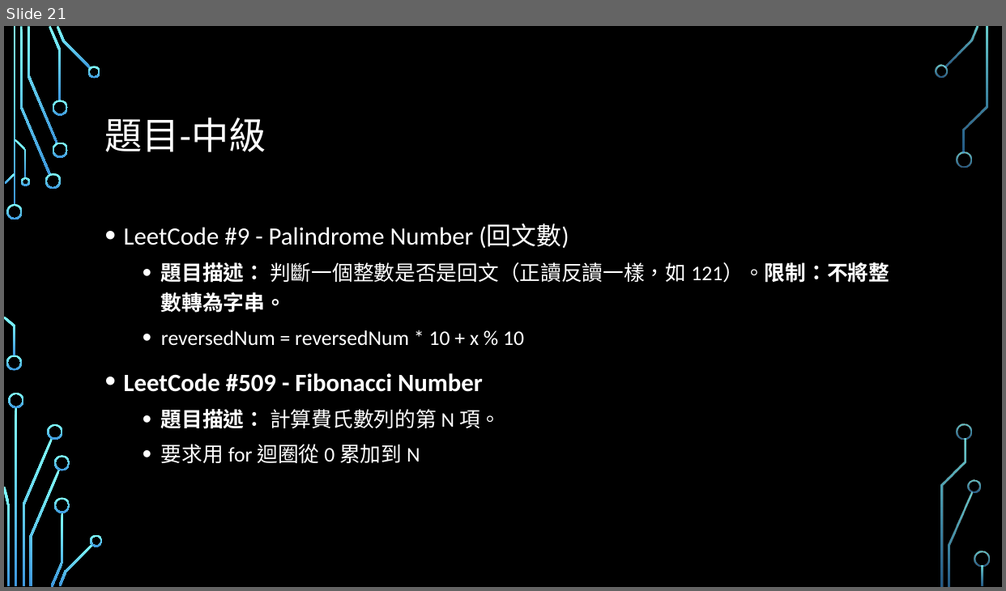
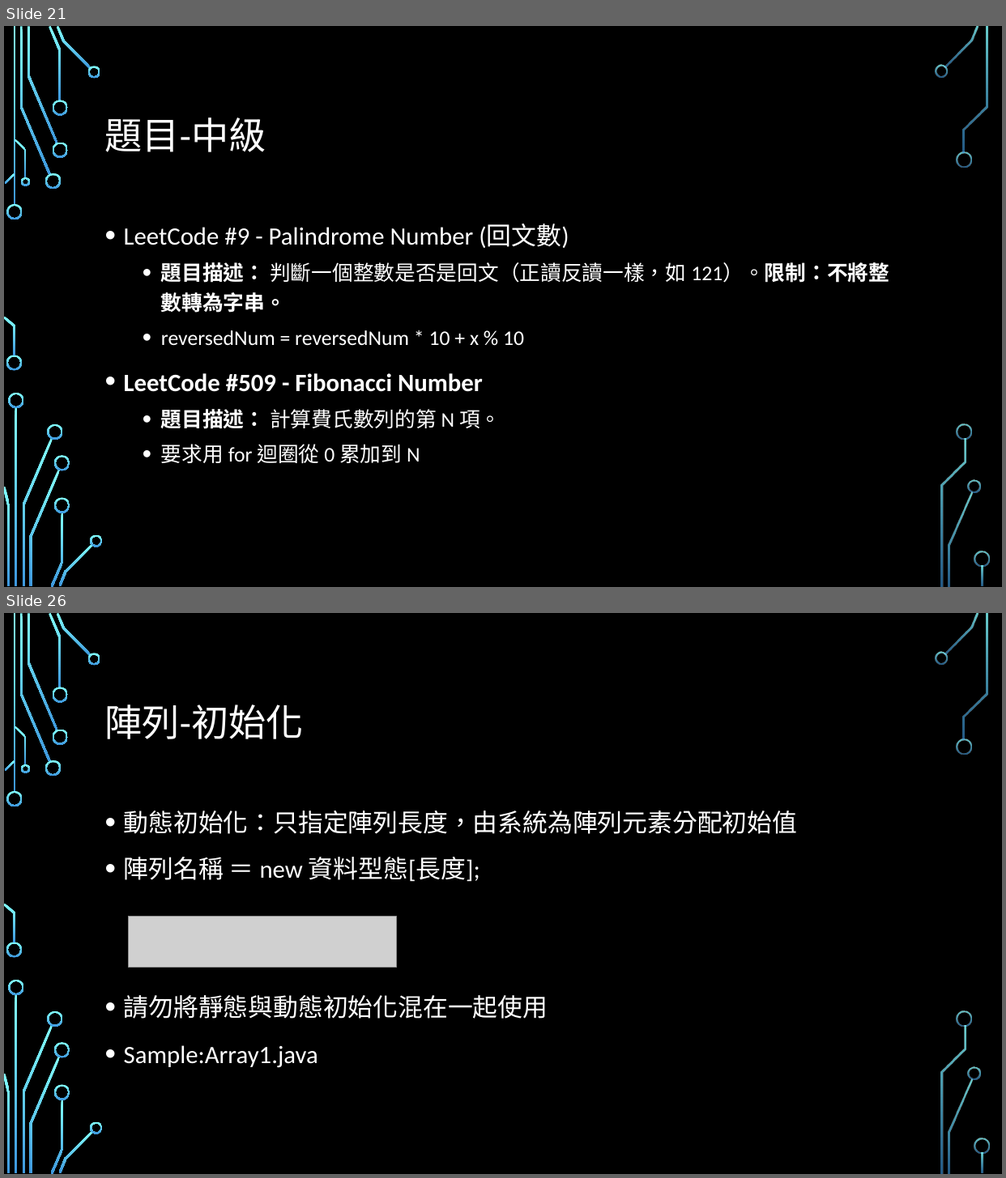
Before and after one commit to Alvin-Lo0729/ncut-java, a slide deck: doc/JAVA0123.pptx. Shown one above the other, each under a label of ours: slide 21 before the commit, slides 21 and 26 after it; the slides between them are not shown. The pictures are 1006x591 and 1006x1178 pixels, drawn with LibreOffice and Linux fonts; fonts in the diff are those of the drawing; grey boxes stand for pictures; background and template pictures are left out. Boxes give left, top, right and bottom in pixels: in the first picture for what was removed or moved away, otherwise in the second. Text is boxed around its words. In the diff, an @@ line names an element or a change of style, - is before the commit and + after.

```diff
--- a/doc/JAVA0123.pptx
+++ b/doc/JAVA0123.pptx
@@ slide 26 added at bbox=[4, 613, 1002, 1174], background picture (left out); not listed: 36 template elements that a slide beside it also shows @@
@@ title added at bbox=[105, 705, 304, 739], 36 pt, text #FFFFFF @@
+陣列-初始化
@@ text added at bbox=[124, 811, 798, 1068], 24 pt, text #FFFFFF @@
+• 動態初始化：只指定陣列長度，由系統為陣列元素分配初始值
+• 陣列名稱 ＝ new 資料型態[長度];
+• 請勿將靜態與動態初始化混在一起使用
+• Sample:Array1.java
@@ picture added at bbox=[128, 917, 396, 968] @@
```
Also in this commit, not shown: 9 other slides added, 7 other files.
